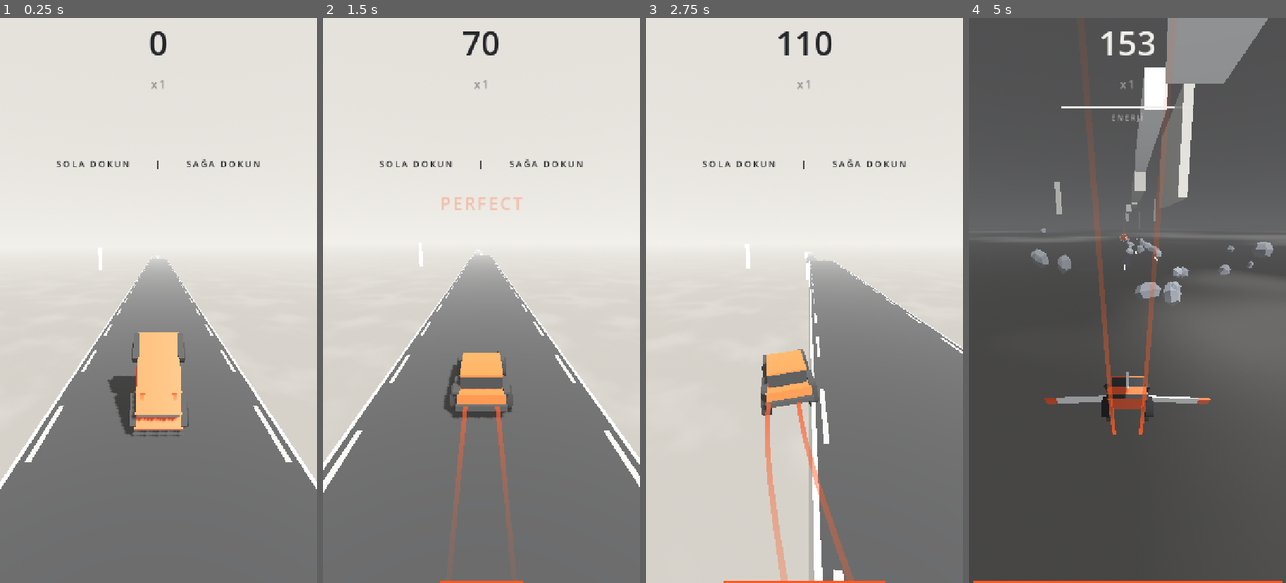
Above: before the commit, frames 1-4 (left to right).
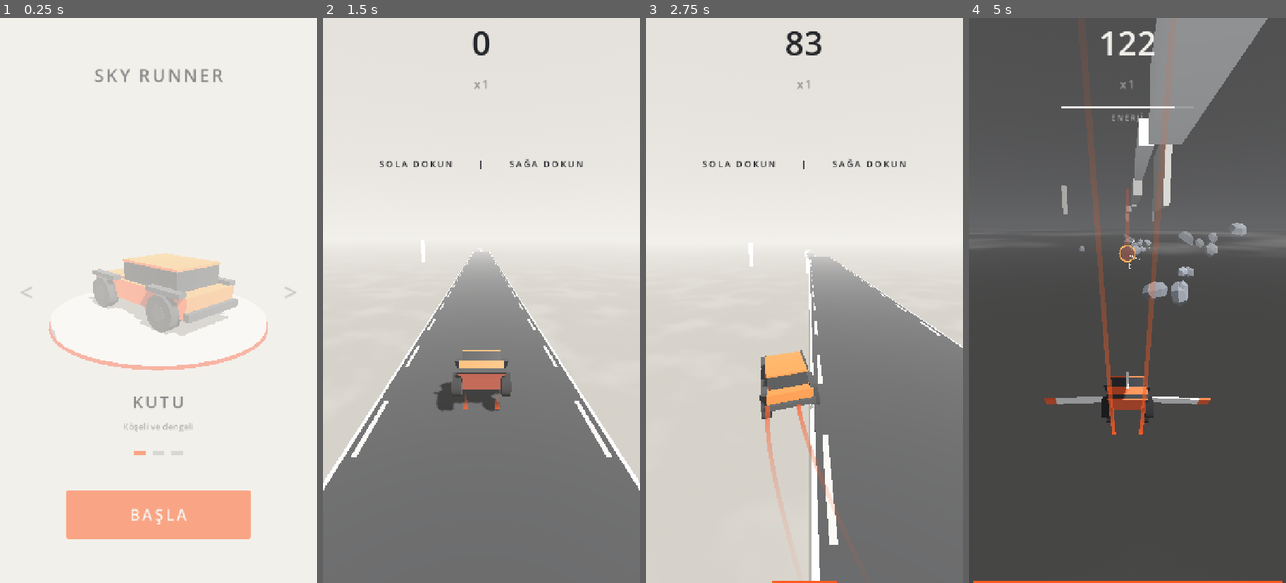
Above: after the commit, the same moments.

Repository: basarbellisan/Runny
Game: Godot game, scene res://scenes/menu.tscn
Two runs of this game, one before a commit and one after it. Both use one fixed random seed, a clock stepped at 60 frames per second and the inputs below. Before the commit the project starts from res://scenes/main.tscn.
Inputs (mouse positions are in pixels of both pictures, inside the frame that each line leads up to):
- Up to frame 1 (0.25 s): no input
- Up to frame 2 (1.5 s): click (481, 515) at 0.5 s, where only the run after the commit has a clickable "BAŞLA"; tap Enter at 1.25, 1.35 s; move the mouse to (551, 272) at 1.27 s; hold Right from 1.28 s (still down); hold Space from 1.28 s (still down); click (551, 272) at 1.42 s
- Up to frame 3 (2.75 s): release Right at 2 s; release Space at 2 s; drag from (741, 328) to (788, 413) at 2.02 s
- Up to frame 4 (5 s): move the mouse to (1159, 176) at 2.77 s; hold Right 2.78-3.5 s; hold Space 2.78-3.5 s; tap Enter at 2.85 s; click (1159, 176) at 2.92 s; drag from (1111, 413) to (1032, 215) at 3.52 s; move the mouse to (1222, 385) at 4.27 s; hold Left from 4.28 s (still down); hold Space from 4.28 s (still down); click (1222, 385) at 4.42 s

The runs differ from the first frame. In frame 1, 53% of the frame differs, in the area x 0-100%, y 2-100%; in frame 2, 5.7%; in frame 3, 3.6%; in frame 4, 11%.

Commit message:
Garaj: başlangıç ekranında araba seçimi
Oyun artık garaj ekranıyla açılıyor. Üç model platformlarında kendi
ekseninde döner; sağa/sola kaydırınca araba parmağı takip eder ve
bırakınca yumuşakça diğer modele oturur (oklar ve klavye de çalışır).
Altta model adı, açıklama ve sayfa noktaları; BAŞLA seçimi kaydedip
oyunu açar. Oyun sonu ekranına GARAJ butonu eklendi. Model seçimi ayar
panelinden kaldırıldı; panel garajda açılmaz. Otomatik pilot garajı
atlar.

Co-Authored-By: Claude Opus 5.5 <noreply@anthropic.com>
Claude-Session: https://claude.ai/code/session_016S88RPn945sNcGg6oLe6PH

Diff:
--- a/project.godot
+++ b/project.godot
@@ -6,7 +6,7 @@
 
 config/name="Sky Runner"
 config/description="Havada duran yollarda sonsuz koşu (prototip)"
-run/main_scene="res://scenes/main.tscn"
+run/main_scene="res://scenes/menu.tscn"
 config/features=PackedStringArray("4.7", "Mobile")
 
 [autoload]
--- /dev/null
+++ b/scenes/menu.tscn
@@ -0,0 +1,6 @@
+[gd_scene load_steps=2 format=3]
+
+[ext_resource type="Script" path="res://scripts/menu.gd" id="1_menu"]
+
+[node name="Menu" type="Node3D"]
+script = ExtResource("1_menu")
--- a/scripts/audio.gd
+++ b/scripts/audio.gd
@@ -122,6 +122,19 @@
 	_wind.pitch_scale = 0.85 + 0.35 * speed01
 
 
+## Garaj ekranı: sadece üst katman müziği
+func update_menu(delta: float) -> void:
+	_music_level = move_toward(_music_level, 1.0, delta * 0.5)
+	_music_upper.volume_db = music_volume_db + linear_to_db(maxf(_music_level, 0.001))
+	_music_lower.volume_db = -60.0
+	_engine_level = move_toward(_engine_level, 0.0, delta * 3.0)
+	_road_level = 0.0
+	_wind_level = move_toward(_wind_level, 0.0, delta * 1.5)
+	_engine.volume_db = engine_volume_db + linear_to_db(maxf(_engine_level, 0.001))
+	_road.volume_db = -60.0
+	_wind.volume_db = wind_volume_db + linear_to_db(maxf(_wind_level, 0.001))
+
+
 ## Tekerlekler yere değdi: devir bir an düşer (yük bindi)
 func touchdown(strength := 1.0) -> void:
 	_engine_pitch -= 0.12 * strength
--- a/scripts/game.gd
+++ b/scripts/game.gd
@@ -76,6 +76,7 @@
 	car.landed.connect(_on_landed)
 	car.mode_changed.connect(_on_mode_changed)
 	car.died.connect(_on_game_over)
+	hud.garage_pressed.connect(_to_garage)
 	car.jumped.connect(Audio.play.bind("jump", -6.0))
 	car.exploded.connect(_on_exploded)
 	lower.setup(car, roads, seed_value)
@@ -83,9 +84,9 @@
 	lower.rock_hit.connect(_on_rock_hit)
 	lower.portal_entered.connect(_on_portal)
 	Tuning.register({"game": self, "car": car, "roads": roads, "lower": lower,
-		"camera": $Camera, "audio": Audio, "trail": car.trail, "model": car.model})
-	if _args.has("model"):
-		car.model.variant = int(_args.model)
+		"camera": $Camera, "audio": Audio, "trail": car.trail})
+	# Garajda seçilen araba
+	car.model.variant = int(_args.get("model", _load_save().get_value("car", "model", 1)))
 	if _args.has("trail"):
 		car.trail.style = int(_args.trail)
 	car.speed = car.start_speed
@@ -196,6 +197,10 @@
 		Audio.play("perfect", -2.0)
 
 
+func _to_garage() -> void:
+	get_tree().change_scene_to_file("res://scenes/menu.tscn")
+
+
 func _on_exploded() -> void:
 	Audio.play("explosion")
 	$Camera.shake(1.0)
--- a/scripts/hud.gd
+++ b/scripts/hud.gd
@@ -4,6 +4,8 @@
 ## Sade tipografi; yazı rengi katmana göre koyudan açığa geçer.
 
 const BAR_WIDTH := 300.0
+
+signal garage_pressed
 
 var _labels: Array[Label] = []
 var _score: Label
@@ -111,6 +113,29 @@
 	var again := _make_label(18, Vector2(0, 900), true, _over)
 	again.text = "TEKRAR İÇİN DOKUN"
 	again.modulate.a = 0.55
+	# Garaja dönüş: butona basmak oyunu yeniden başlatmaz (dokunuşu buton alır)
+	var garage := Button.new()
+	garage.text = "GARAJ"
+	garage.focus_mode = Control.FOCUS_NONE
+	garage.add_theme_font_override("font", _spaced)
+	garage.add_theme_font_size_override("font_size", 22)
+	for state in ["normal", "hover", "pressed", "focus"]:
+		var sb := StyleBoxFlat.new()
+		sb.bg_color = Color(0, 0, 0, 0)
+		sb.set_border_width_all(2)
+		sb.border_color = Palette.ACCENT
+		sb.set_corner_radius_all(6)
+		garage.add_theme_stylebox_override(state, sb)
+	for state in ["font_color", "font_hover_color", "font_pressed_color", "font_focus_color"]:
+		garage.add_theme_color_override(state, Palette.ACCENT)
+	garage.anchor_left = 0.5
+	garage.anchor_right = 0.5
+	garage.offset_left = -130
+	garage.offset_right = 130
+	garage.offset_top = 1010
+	garage.offset_bottom = 1090
+	garage.pressed.connect(func(): garage_pressed.emit())
+	_over.add_child(garage)
 	_over.visible = false
 
 
--- /dev/null
+++ b/scripts/menu.gd
@@ -0,0 +1,336 @@
+extends Node3D
+## Başlangıç ekranı (garaj): araba modelleri platformlarında kendi ekseninde
+## döner. Sağa/sola kaydırınca (ya da oklarla) diğer model yumuşakça gelir.
+## BAŞLA seçilen modelle oyunu açar; seçim kaydedilir.
+
+const SAVE_PATH := "user://save.cfg"
+const GAME_SCENE := "res://scenes/main.tscn"
+const MODELS := [
+	["KUTU", "Köşeli ve dengeli"],
+	["GEZGİN", "İri tekerler, geniş iz"],
+	["KONSEPT", "Alçak ve uzun"],
+]
+## Platformlar arası mesafe (m)
+const SPACING := 7.0
+## Kaydırırken parmağın her pikseli kaç metre
+const DRAG_SCALE := 0.016
+## Bu kadar piksel kaydırınca model değişir
+const SWIPE_MIN := 60.0
+
+var index := 0
+var _carousel: Node3D
+var _turntables: Array[Node3D] = []
+var _tween: Tween
+var _text_tween: Tween
+var _dragging := false
+var _drag_start := Vector2.ZERO
+var _drag_from := 0.0
+var _starting := false
+var _name: Label
+var _desc: Label
+var _info: Control
+var _dots: Array[ColorRect] = []
+var _fade: ColorRect
+var _args := {}
+
+
+func _ready() -> void:
+	for a in OS.get_cmdline_user_args():
+		var kv := a.trim_prefix("--").split("=", true, 1)
+		_args[kv[0]] = kv[1] if kv.size() > 1 else ""
+	# Testler (otomatik pilot) garajı atlayıp doğrudan oyuna girer
+	if _args.has("autopilot"):
+		get_tree().change_scene_to_file.call_deferred(GAME_SCENE)
+		return
+	var cfg := ConfigFile.new()
+	cfg.load(SAVE_PATH)
+	index = clampi(int(cfg.get_value("car", "model", 1)) - 1, 0, MODELS.size() - 1)
+	_build_world()
+	_build_ui(int(cfg.get_value("score", "best", 0)))
+	_carousel.position.x = -index * SPACING
+	_refresh(false)
+	_fade.modulate.a = 1.0
+	create_tween().tween_property(_fade, "modulate:a", 0.0, 0.5)
+
+
+func _process(delta: float) -> void:
+	for i in _turntables.size():
+		var t := _turntables[i]
+		t.rotate_y(0.55 * delta)
+		# Ortadaki model tam boy, kenara kaydıkça küçülür
+		var x := _carousel.position.x + i * SPACING
+		var k := clampf(1.0 - absf(x) / SPACING, 0.0, 1.0)
+		t.scale = Vector3.ONE * lerpf(0.72, 1.0, k * k * (3.0 - 2.0 * k))
+	Audio.update_menu(delta)
+	if _args.has("shots"):
+		_capture_shots()
+
+
+func _unhandled_input(event: InputEvent) -> void:
+	if _starting:
+		return
+	if event is InputEventScreenTouch:
+		if event.pressed:
+			_dragging = true
+			_drag_start = event.position
+			_drag_from = _carousel.position.x
+			if _tween:
+				_tween.kill()
+		elif _dragging:
+			_dragging = false
+			var dx: float = event.position.x - _drag_start.x
+			if dx < -SWIPE_MIN:
+				select(index + 1)
+			elif dx > SWIPE_MIN:
+				select(index - 1)
+			else:
+				select(index)
+	elif event is InputEventScreenDrag and _dragging:
+		var x: float = _drag_from + (event.position.x - _drag_start.x) * DRAG_SCALE
+		# Uçlarda esneyerek dirensin
+		var lo := -(MODELS.size() - 1) * SPACING
+		if x > 0.0:
+			x *= 0.35
+		elif x < lo:
+			x = lo + (x - lo) * 0.35
+		_carousel.position.x = x
+	elif event is InputEventKey and event.pressed and not event.echo:
+		match event.keycode:
+			KEY_LEFT, KEY_A:
+				select(index - 1)
+			KEY_RIGHT, KEY_D:
+				select(index + 1)
+			KEY_ENTER, KEY_SPACE:
+				start()
+
+
+func select(i: int) -> void:
+	var changed := clampi(i, 0, MODELS.size() - 1) != index
+	index = clampi(i, 0, MODELS.size() - 1)
+	if _tween:
+		_tween.kill()
+	_tween = create_tween()
+	_tween.tween_property(_carousel, "position:x", -index * SPACING, 0.55) \
+		.set_trans(Tween.TRANS_CUBIC).set_ease(Tween.EASE_OUT)
+	if changed:
+		Audio.play("multiplier", -10.0, 0.8 + 0.1 * index)
+	_refresh(changed)
+
+
+func start() -> void:
+	if _starting:
+		return
+	_starting = true
+	var cfg := ConfigFile.new()
+	cfg.load(SAVE_PATH)
+	cfg.set_value("car", "model", index + 1)
+	cfg.save(SAVE_PATH)
+	Audio.play("return", -4.0)
+	var tw := create_tween()
+	tw.tween_property(_fade, "modulate:a", 1.0, 0.35)
+	tw.tween_callback(get_tree().change_scene_to_file.bind(GAME_SCENE))
+
+
+## Model adı, açıklaması ve noktalar; değişince kısa bir geçişle
+func _refresh(animate: bool) -> void:
+	var apply := func():
+		_name.text = MODELS[index][0]
+		_desc.text = MODELS[index][1]
+		for i in _dots.size():
+			_dots[i].color = Palette.ACCENT if i == index else Color(Palette.INK_DARK, 0.25)
+	if not animate:
+		apply.call()
+		return
+	if _text_tween:
+		_text_tween.kill()
+	_text_tween = create_tween()
+	_text_tween.tween_property(_info, "modulate:a", 0.0, 0.12)
+	_text_tween.tween_callback(apply)
+	_text_tween.tween_property(_info, "modulate:a", 1.0, 0.25)
+
+
+func _build_world() -> void:
+	var env := Environment.new()
+	env.background_mode = Environment.BG_COLOR
+	env.background_color = Palette.PAPER
+	env.ambient_light_source = Environment.AMBIENT_SOURCE_COLOR
+	env.ambient_light_color = Color("ebe8e2")
+	env.ambient_light_energy = 0.6
+	env.fog_enabled = true
+	env.fog_light_color = Palette.PAPER
+	env.fog_density = 0.02
+	var we := WorldEnvironment.new()
+	we.environment = env
+	add_child(we)
+	var sun := DirectionalLight3D.new()
+	sun.rotation = Vector3(-0.95, 0.6, 0)
+	sun.light_energy = 1.25
+	sun.shadow_enabled = true
+	sun.directional_shadow_max_distance = 40.0
+	add_child(sun)
+
+	var cam := Camera3D.new()
+	cam.keep_aspect = Camera3D.KEEP_WIDTH
+	cam.fov = 56
+	add_child(cam)
+	cam.position = Vector3(0, 2.7, 8.0)
+	cam.look_at(Vector3(0, 0.25, 0))
+
+	var disc := CylinderMesh.new()
+	disc.top_radius = 2.9
+	disc.bottom_radius = 2.9
+	disc.height = 0.25
+	disc.radial_segments = 48
+	disc.rings = 0
+	var disc_mat := StandardMaterial3D.new()
+	disc_mat.albedo_color = Palette.SNOW
+	disc_mat.roughness = 1.0
+	var rim := CylinderMesh.new()
+	rim.top_radius = 2.95
+	rim.bottom_radius = 2.95
+	rim.height = 0.06
+	rim.radial_segments = 48
+	rim.rings = 0
+	var rim_mat := StandardMaterial3D.new()
+	rim_mat.albedo_color = Palette.ACCENT
+	rim_mat.shading_mode = BaseMaterial3D.SHADING_MODE_UNSHADED
+
+	_carousel = Node3D.new()
+	add_child(_carousel)
+	for i in MODELS.size():
+		var stand := Node3D.new()
+		stand.position.x = i * SPACING
+		_carousel.add_child(stand)
+		var d := MeshInstance3D.new()
+		d.mesh = disc
+		d.material_override = disc_mat
+		d.position.y = -0.125
+		stand.add_child(d)
+		var r := MeshInstance3D.new()
+		r.mesh = rim
+		r.material_override = rim_mat
+		r.position.y = -0.2
+		stand.add_child(r)
+		var table := Node3D.new()
+		stand.add_child(table)
+		table.rotation.y = 0.6 + i * 0.9
+		var model := CarModel.new()
+		model.variant = i + 1
+		table.add_child(model)
+		_turntables.append(stand)
+
+
+func _build_ui(best: int) -> void:
+	var ui := CanvasLayer.new()
+	add_child(ui)
+	var title := _label(ui, "SKY RUNNER", 40, 130, true)
+	title.add_theme_color_override("font_color", Palette.INK_DARK)
+	if best > 0:
+		var b := _label(ui, "EN İYİ  %d" % best, 18, 190, true)
+		b.modulate.a = 0.55
+
+	_info = Control.new()
+	_info.mouse_filter = Control.MOUSE_FILTER_IGNORE
+	_info.set_anchors_and_offsets_preset(Control.PRESET_FULL_RECT)
+	ui.add_child(_info)
+	_name = _label(_info, "", 38, 870, true)
+	_desc = _label(_info, "", 20, 925, false)
+	_desc.modulate.a = 0.6
+
+	var dots := HBoxContainer.new()
+	dots.add_theme_constant_override("separation", 14)
+	dots.alignment = BoxContainer.ALIGNMENT_CENTER
+	dots.anchor_right = 1.0
+	dots.offset_top = 980
+	dots.offset_bottom = 990
+	dots.mouse_filter = Control.MOUSE_FILTER_IGNORE
+	ui.add_child(dots)
+	for i in MODELS.size():
+		var dot := ColorRect.new()
+		dot.custom_minimum_size = Vector2(28, 4)
+		dot.mouse_filter = Control.MOUSE_FILTER_IGNORE
+		dots.add_child(dot)
+		_dots.append(dot)
+
+	for side in [-1, 1]:
+		var arrow := Button.new()
+		arrow.text = "<" if side < 0 else ">"
+		arrow.flat = true
+		arrow.focus_mode = Control.FOCUS_NONE
+		arrow.add_theme_font_size_override("font_size", 56)
+		for state in ["font_color", "font_hover_color", "font_pressed_color", "font_focus_color"]:
+			arrow.add_theme_color_override(state, Color(Palette.INK_DARK, 0.35))
+		arrow.anchor_top = 0.5
+		arrow.anchor_bottom = 0.5
+		arrow.anchor_left = 0.0 if side < 0 else 1.0
+		arrow.anchor_right = arrow.anchor_left
+		arrow.offset_left = 10 if side < 0 else -110
+		arrow.offset_right = 110 if side < 0 else -10
+		arrow.offset_top = -80
+		arrow.offset_bottom = 40
+		arrow.pressed.connect(func(): select(index + side))
+		ui.add_child(arrow)
+
+	var start_btn := Button.new()
+	start_btn.text = "BAŞLA"
+	start_btn.focus_mode = Control.FOCUS_NONE
+	var font := FontVariation.new()
+	font.spacing_glyph = 6
+	start_btn.add_theme_font_override("font", font)
+	start_btn.add_theme_font_size_override("font_size", 34)
+	for state in ["font_color", "font_hover_color", "font_pressed_color", "font_focus_color"]:
+		start_btn.add_theme_color_override(state, Palette.SNOW)
+	for state in [["normal", Palette.ACCENT], ["hover", Palette.ACCENT],
+			["pressed", Palette.ACCENT.darkened(0.15)], ["focus", Palette.ACCENT]]:
+		var sb := StyleBoxFlat.new()
+		sb.bg_color = state[1]
+		sb.set_corner_radius_all(6)
+		start_btn.add_theme_stylebox_override(state[0], sb)
+	start_btn.anchor_left = 0.5
+	start_btn.anchor_right = 0.5
+	start_btn.anchor_top = 1.0
+	start_btn.anchor_bottom = 1.0
+	start_btn.offset_left = -210
+	start_btn.offset_right = 210
+	start_btn.offset_top = -210
+	start_btn.offset_bottom = -100
+	start_btn.pressed.connect(start)
+	ui.add_child(start_btn)
+
+	_fade = ColorRect.new()
+	_fade.color = Palette.PAPER
+	_fade.mouse_filter = Control.MOUSE_FILTER_IGNORE
+	_fade.set_anchors_and_offsets_preset(Control.PRESET_FULL_RECT)
+	ui.add_child(_fade)
+
+
+func _label(parent: Node, text: String, size: int, y: float, spaced: bool) -> Label:
+	var l := Label.new()
+	l.text = text
+	l.horizontal_alignment = HORIZONTAL_ALIGNMENT_CENTER
+	l.vertical_alignment = VERTICAL_ALIGNMENT_CENTER
+	l.add_theme_font_size_override("font_size", size)
+	l.add_theme_color_override("font_color", Palette.INK_DARK)
+	if spaced:
+		var f := FontVariation.new()
+		f.spacing_glyph = 5
+		l.add_theme_font_override("font", f)
+	l.mouse_filter = Control.MOUSE_FILTER_IGNORE
+	parent.add_child(l)
+	l.anchor_right = 1.0
+	l.offset_top = y - size
+	l.offset_bottom = y + size
+	return l
+
+
+func _capture_shots() -> void:
+	var frames := Array(_args["shots"].split(",")).map(func(f): return int(f))
+	var frame := Engine.get_process_frames()
+	if frame in frames:
+		get_viewport().get_texture().get_image().save_png(
+			"%s/menu_%d.png" % [_args.get("shot_dir", "user://"), frame])
+		if frame == frames.max():
+			get_tree().quit()
+	# Test için: belirli karede bir sonraki modele geç
+	if _args.has("swipe_at") and frame == int(_args.swipe_at):
+		select(index + 1)
--- a/scripts/tuning.gd
+++ b/scripts/tuning.gd
@@ -48,7 +48,6 @@
 	["KAMERA", "camera", "base_fov", "Görüş açısı", 40, 90, 1],
 	["KAMERA", "camera", "fov_per_speed", "Hızla açı artışı", 0, 1, 0.05],
 	["KAMERA", "camera", "look_ahead", "İleri bakış", 5, 40, 1],
-	["GÖRSEL", "model", "variant", "Araba (1 kutu, 2 gezgin, 3 konsept)", 1, 3, 1],
 	["GÖRSEL", "trail", "style", "İz stili (1 ışık, 2 küp, 3 rüzgâr)", 1, 3, 1],
 	["GÖRSEL", "trail", "min_life", "İz boyu: gazsız (sn)", 0, 1, 0.02],
 	["GÖRSEL", "trail", "max_life", "İz boyu: tam gaz (sn)", 0.1, 2, 0.05],
@@ -90,6 +89,9 @@
 
 
 func _input(event: InputEvent) -> void:
+	# Panel yalnızca oyun sırasında açılır (garajda değil)
+	if not _targets.has("game") or not is_instance_valid(_targets.game):
+		return
 	if event is InputEventKey and event.pressed and not event.echo and event.keycode == KEY_F1:
 		_set_open(not _root.visible)
 		return
Not shown, added: scripts/menu.gd.uid
Not shown, changed: README.md
